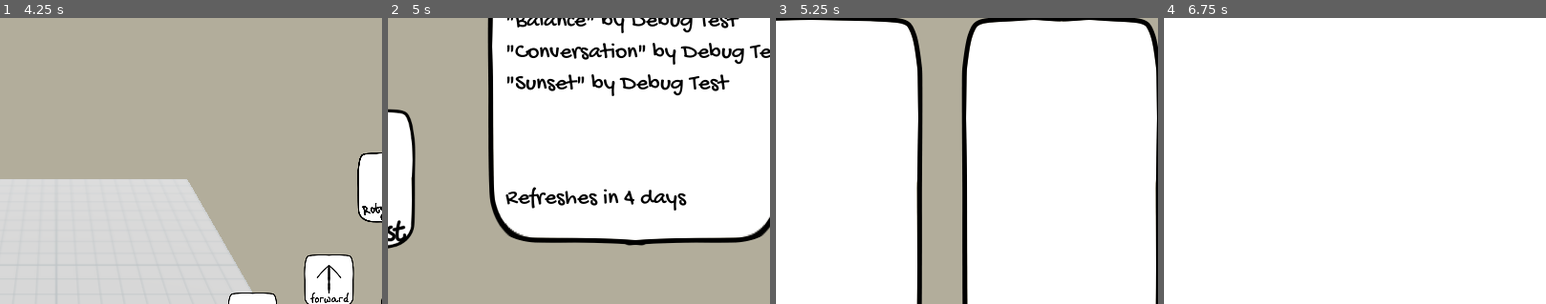
Above: before the commit, frames 1-4 (left to right).
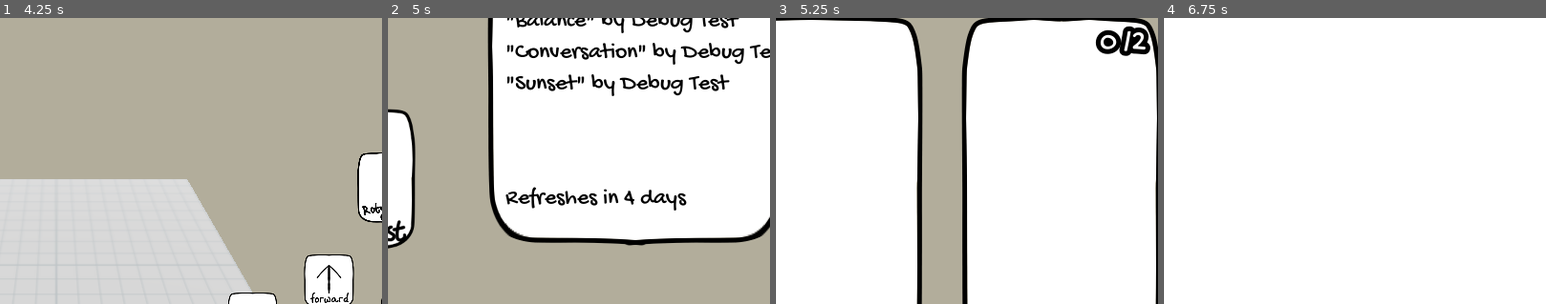
Above: after the commit, the same moments.

Repository: piyopi11/GWJ-68
Game: Godot game, scene res://home_menu.tscn
Two runs of this game, one before a commit and one after it. Both use one fixed random seed, a clock stepped at 60 frames per second and the inputs below.
Inputs (mouse positions are % of the whole screen's width and height, from its top left):
- Up to frame 1 (4.25 s): click (12, 83) at 0.5 s; click (79, 8) at 1.25 s; click (12, 49) at 2 s; click (6, 8) at 2.75 s; click (38, 83) at 3.5 s
- Up to frame 2 (5 s): click (6, 8) at 4.25 s
- Up to frame 3 (5.25 s): click (38, 49) at 5 s
- Up to frame 4 (6.75 s): click (7, 10) at 5.75 s; click (88, 83) at 6.5 s
The pictures show only the part of the screen within x 43-93%, y 20-70%; the shares and areas given below are measured in that part.

Frames 1-2 are identical in both runs. In frame 3, 1.0% of the frame differs, in the area x 83-98%, y 2-14%; in frame 4, nothing differs.

Commit message:
sixth

Diff:
--- a/GameManager.gd
+++ b/GameManager.gd
@@ -51,16 +51,16 @@
 		"name": "Camo-Suit",
 		"desc": "Becomes invisible for 3 seconds. 20 seconds cooldown.",
 		"usable": true,
-		"limit": 0,
+		"limit": -1,
 		"cool": 20,
 		"icon": "camo_lens",
 		"unlocked": 9
 	},
 	{
-		"name": "Time Stopper",
-		"desc": "Stops the stage timer for 10 seconds. Can be used 3 times.",
-		"usable": true,
-		"limit": 3,
+		"name": "Golden Time",
+		"desc": "Increase heist time by 30 seconds",
+		"usable": false,
+		"limit": 0,
 		"cool": 0,
 		"icon": "time_stopper",
 		"unlocked": 10
@@ -71,12 +71,12 @@
 var score = 0
 var inventory = []
 var total_art = 0
-var art_stolen = 5
+var art_stolen = 0
 
 var tools = []
 var art = "0"
 var bag = []
-var art_limit = 1
+var art_limit = 2
 
 #gallery related
 var paintings = []
@@ -113,10 +113,11 @@
 	score = 0
 	inventory = []
 	total_art = 0
+	art_stolen = 0
 	tools = []
 	art = "0"
 	bag = []
-	art_limit = 1
+	art_limit = 2
 	paintings = []
 	statues = []
 	security_level = 1
--- a/LevelManager.gd
+++ b/LevelManager.gd
@@ -25,7 +25,9 @@
 	pass # Replace with function body.
 
 func setup_level () :
-	time = 180.0
+	time = 60.0
+	if GameManager.tools.has(6) :
+		time += 30.0
 	alert_time = 0
 	tool_used = 0
 	art_name = []
@@ -53,6 +55,16 @@
 	b -= 50 if tool_used >= 10 else 0
 	b -= (20 * int(alert_time))
 	b = max(b, 0)
+	if art_taken.size() == 0 :
+		b *= 0
+	for i in art_taken :
+		var k = ""
+		if i.t == "p" :
+			k = GameManager.paintings[int(art_taken.back().k)].key
+		elif i.t == "s" :
+			k = GameManager.statues[int(art_taken.back().k)].key
+		if GameManager.in_demand.has(k) :
+			b *= 2.0
 	total_score = b
 
 	stage_rank = "S" if total_score >= 1000 else "A" if total_score >= 850 else "B" if total_score >= 600 else "C" if total_score >= 300 else "D" if total_score > 0 else "F"
@@ -61,7 +73,7 @@
 	likeness = 0.0
 
 	var s1 : Array = data
-	var s2 : Array = Artwork.paintings[GameManager.paintings[int(art_taken.back())].key].colors
+	var s2 : Array = Artwork.paintings[GameManager.paintings[int(art_taken.back().k)].key].colors
 
 #	var matrix_a = []
 #	var matrix_b = []
@@ -93,7 +105,7 @@
 	likeness = 0.0
 
 	var s1 : Array = data
-	var s2 : Array = Artwork.statues[GameManager.statues[int(art_taken.back())].key].data
+	var s2 : Array = Artwork.statues[GameManager.statues[int(art_taken.back().k)].key].data
 
 	var margin = 1.0
 
--- a/art_gallery_night.gd
+++ b/art_gallery_night.gd
@@ -39,6 +39,12 @@
 
 	yield(get_tree(), "physics_frame")
 
-# Called every frame. 'delta' is the elapsed time since the previous frame.
-#func _process(delta):
-#	pass
+func _on_cricket_playing(target):
+	for c in $cop.get_children() :
+		c.mode = c.MODE.INVESTIGATE
+		c.path_find(target)
+
+func _on_cricket_dead():
+	for c in $cop.get_children() :
+		if c.mode==c.MODE.INVESTIGATE :
+			c.return_to_initial_position()
--- a/art_gallery_night.tscn
+++ b/art_gallery_night.tscn
@@ -6,6 +6,7 @@
 [ext_resource path="res://npc/cop.tscn" type="PackedScene" id=4]
 [ext_resource path="res://prefab/statue.tscn" type="PackedScene" id=5]
 [ext_resource path="res://prefab/painting.tscn" type="PackedScene" id=6]
+[ext_resource path="res://prefab/cricket.tscn" type="PackedScene" id=7]
 [ext_resource path="res://art_gallery_navmap.tres" type="NavigationMesh" id=8]
 
 [sub_resource type="OpenSimplexNoise" id=5]
@@ -459,8 +460,12 @@
 constant_angular_velocity = Vector3( 0, 90, 0 )
 idx = 7
 
+[node name="cricket" parent="." instance=ExtResource( 7 )]
+transform = Transform( 1, 0, 0, 0, 1, 0, 0, 0, 1, 0, 0, 100 )
+
 [node name="player" parent="." instance=ExtResource( 1 )]
 transform = Transform( 1, 0, 0, 0, 1, 0, 0, 0, 1, -19, 0, 24 )
+cricket_path = NodePath("../cricket")
 
 [node name="world" type="WorldEnvironment" parent="."]
 environment = SubResource( 24 )
@@ -527,3 +532,6 @@
 transform = Transform( -1, 0, -8.74228e-08, 0, 1, 0, 8.74228e-08, 0, -1, -14, 0, 8 )
 mode = 2
 patrol_path = PoolVector3Array( -14, 0, 8, -14, 0, -22, 0, 0, -22, 0, 0, 8 )
+
+[connection signal="dead" from="cricket" to="." method="_on_cricket_dead"]
+[connection signal="playing" from="cricket" to="." method="_on_cricket_playing"]
--- a/home_menu.gd
+++ b/home_menu.gd
@@ -78,6 +78,7 @@
 	refresh_bag()
 
 func refresh_bag () :
+	$heist_preparation/artwork/bag_frame/val.text = str(GameManager.bag.size())
 	for c in $heist_preparation/artwork/bag_frame/content/rows.get_children() :
 		c.queue_free()
 	for k in GameManager.bag :
@@ -168,6 +169,7 @@
 
 func _on_heist_ok_pressed() :
 	if GameManager.bag.size() > 0 && $heist_preparation/artwork.visible == true :
+		refresh_tool()
 		$heist_preparation/artwork.visible = false
 		$heist_preparation/tools.visible = true
 	elif GameManager.bag.size() > 0 && $heist_preparation/tools.visible :
--- a/home_menu.tscn
+++ b/home_menu.tscn
@@ -170,6 +170,14 @@
 use_filter = true
 font_data = ExtResource( 8 )
 
+[sub_resource type="DynamicFont" id=42]
+size = 32
+outline_size = 5
+outline_color = Color( 0, 0, 0, 1 )
+use_mipmaps = true
+use_filter = true
+font_data = ExtResource( 8 )
+
 [sub_resource type="DynamicFont" id=41]
 size = 32
 outline_size = 5
@@ -633,6 +641,22 @@
 margin_right = 180.0
 margin_bottom = 320.0
 rect_min_size = Vector2( 180, 320 )
+
+[node name="val" type="Label" parent="heist_preparation/artwork/bag_frame"]
+margin_left = 190.0
+margin_top = 45.0
+margin_right = 208.0
+margin_bottom = 84.0
+custom_fonts/font = SubResource( 42 )
+text = "0"
+
+[node name="limit" type="Label" parent="heist_preparation/artwork/bag_frame"]
+margin_left = 215.0
+margin_top = 45.0
+margin_right = 255.0
+margin_bottom = 84.0
+custom_fonts/font = SubResource( 42 )
+text = "/2"
 
 [node name="inventory_frame" type="NinePatchRect" parent="heist_preparation/artwork"]
 margin_right = 500.0
--- a/make_painting.gd
+++ b/make_painting.gd
@@ -92,7 +92,6 @@
 	var arr = []
 	for c in $root/canvas.get_children() :
 		arr.append(c.get_node("color").color.to_html(false))
-#	print(JSON.print(arr))
 
 	GameManager.save_artwork("painting", paint_name, arr)
 	GameManager.setup_day()
--- a/npc/cop.gd
+++ b/npc/cop.gd
@@ -2,7 +2,7 @@
 
 var chatter = "Nothing to see here"
 
-enum MODE {SENTRY, AWARE, PATROL, CHASE, RETURNING, NEUTRAL}
+enum MODE {SENTRY, AWARE, PATROL, CHASE, RETURNING, NEUTRAL, INVESTIGATE}
 
 export (MODE) var mode = MODE.SENTRY
 export var alert_level = 0.0
@@ -39,7 +39,7 @@
 func _physics_process (delta) :
 	if LevelManager.level_start == true :
 		if is_moving && !is_chasing :
-			if mode == MODE.RETURNING :
+			if mode == MODE.RETURNING || mode == MODE.INVESTIGATE :
 				target_path = $nav_agent.get_next_location()
 				yield(adjust_steps(0.3), "completed")
 			if translation != target_path :
@@ -52,6 +52,8 @@
 			move_and_collide(Vector3(move_x * delta, 0.0, move_z * delta))
 			check_target()
 		elif is_moving && is_chasing :
+			if target_node.stealth == true :
+				_on_vision_body_exited(target_node)
 			yield(get_target_position(), "completed")
 			if $animation/animation.is_playing() == false :
 				$animation/animation.play("walking")
@@ -151,13 +153,14 @@
 	is_chasing = true
 	is_moving = true
 
-func _on_vision_body_entered(body):
+func _on_vision_body_entered(body) :
 	if body.is_in_group("player") && mode != MODE.NEUTRAL :
-		target_node = body
-		mode = MODE.CHASE
-		setup_chase()
+		if body.stealth == false :
+			target_node = body
+			mode = MODE.CHASE
+			setup_chase()
 
-func _on_vision_body_exited(body):
+func _on_vision_body_exited(body) :
 	if body.is_in_group("player") && mode != MODE.NEUTRAL :
 		target_node = null
 		target_path = translation
@@ -167,6 +170,11 @@
 		mode = MODE.RETURNING
 		is_moving = true
 
+func return_to_initial_position () :
+	yield(path_find(initial_position), "completed")
+	mode = MODE.RETURNING
+	is_moving = true
+
 func _on_detection_body_entered(body):
 	if mode == MODE.CHASE && body.is_in_group("player") :
 		body.trigger_game_over()
--- a/player.gd
+++ b/player.gd
@@ -12,7 +12,7 @@
 var interact_node = null
 var interacting = false
 var interaction_progress = 0.0
-var interaction_step = 3.0
+var interaction_step = 5.0
 var swiping_item = null
 var can_interact = false
 
@@ -28,6 +28,18 @@
 const EMPTY = preload("res://ui/ui_frame.png")
 const ART = preload("res://ui/forge_painting.png")
 const STATUE = preload("res://ui/forge_statue.png")
+
+var tool_lock=0
+var tool_hold=0.0
+
+var active_tool = [false, false, false]
+var tool_cooldown = [0.0, 0.0, 0.0]
+var tool_use = [0, 0, 0]
+var tool_duration = [0.0, 0.0, 0.0]
+
+var stealth = false
+export (NodePath) var cricket_path
+onready var cricket = get_node(cricket_path)
 
 # Called when the node enters the scene tree for the first time.
 func _ready():
@@ -52,15 +64,19 @@
 			$ui/current_frame.texture = STATUE
 		$ui/current_frame.visible = true
 		for i in range(GameManager.tools.size()) :
-			print(i)
+			tool_use[i] = GameManager.tools_base[GameManager.tools[i]].limit
+			if (GameManager.tools_base[GameManager.tools[i]].cool != 0) :
+				$ui/tool_box.get_node("tool{0}".format([i+1])).max_value=GameManager.tools_base[GameManager.tools[i]].cool
 			$ui/tool_box.get_node("tool{0}".format([i+1])).get_node("icon").texture = load("res://tools/{0}.png".format([GameManager.tools_base[GameManager.tools[i]].icon]))
 
 func _process(_delta) :
 	if result_screen == false :
-		check_input()
+		check_input(_delta)
 		if interacting && interaction_progress < 100.0:
 			perform_interaction(_delta)
 		check_raycast()
+		tool_decay(_delta)
+		cooldown_tool(_delta)
 
 func perform_interaction (delta) :
 	interaction_progress = min(interaction_progress + (interaction_step * delta), 100.0)
@@ -132,7 +148,7 @@
 				$fps_camera.rotate_y(deg2rad(m_x * 0.5) )
 				$fps_camera.rotation.z = 0.0
 
-func check_input() :
+func check_input(delta) :
 	if is_first_person == false :
 		if interacting == false :
 			#check sprinting first
@@ -158,9 +174,39 @@
 			else :
 				move_z = 0.0
 			#tool block
-			if Input.is_action_just_pressed("ui_tool_1") && mode == "heist" :
-				random_teleport()
-
+			if Input.is_action_pressed("ui_tool_1") && mode == "heist" :
+				if tool_lock == 0 :
+					tool_lock = 1
+				tool_hold += delta
+			elif Input.is_action_pressed("ui_tool_2") && mode == "heist" :
+				if tool_lock == 0 :
+					tool_lock = 2
+				tool_hold += delta
+			elif Input.is_action_pressed("ui_tool_3") && mode == "heist" :
+				if tool_lock == 0 :
+					tool_lock = 3
+				tool_hold += delta
+			elif Input.is_action_just_released("ui_tool_1") && mode =="heist" && tool_lock == 1 :
+				if tool_hold >= 0.3 :
+					process_hold(0)
+				else :
+					process_tap(0)
+				tool_lock = 0
+				tool_hold = 0.0
+			elif Input.is_action_just_released("ui_tool_2") && mode =="heist" && tool_lock == 2 :
+				if tool_hold >= 0.3 :
+					process_hold(1)
+				else :
+					process_tap(1)
+				tool_lock = 0
+				tool_hold = 0.0
+			elif Input.is_action_just_released("ui_tool_3") && mode =="heist" && tool_lock == 3 :
+				if tool_hold >= 0.3 :
+					process_hold(2)
+				else :
+					process_tap(2)
+				tool_lock = 0
+				tool_hold = 0.0
 		if Input.is_action_pressed("ui_interact") && mode == "heist" && interact_node != null:
 			if interact_node.is_in_group("exit") :
 				end_stage()
@@ -209,6 +255,69 @@
 			changing_camera = false
 			Input.mouse_mode = Input.MOUSE_MODE_VISIBLE
 
+func process_tap (idx) :
+	if active_tool[idx]==false && tool_cooldown[idx]==0.0 && tool_use[idx] != 0:
+		match (GameManager.tools[idx]) :
+			1 :
+				$ui/tool_box.get_node("tool{0}".format([idx+1])).value = float(GameManager.tools_base[GameManager.tools[idx]].cool)
+				speed *= 2.0
+				active_tool[idx]=true
+				tool_duration[idx]=5.0
+				tool_use[idx]-=1
+			2 :
+				active_tool[idx]=true
+				var r = int(rand_range(0, 2))
+				if r == 0 :
+					end_stage()
+				else :
+					random_teleport()
+					tool_duration[idx] = 0.1
+					tool_use[idx]-=1
+			4 :
+				cricket.translation = self.translation
+				cricket.placed = true
+			5 :
+				$ui/tool_box.get_node("tool{0}".format([idx+1])).value = float(GameManager.tools_base[GameManager.tools[idx]].cool)
+				stealth = true
+				active_tool[idx]=true
+				tool_duration[idx]=3.0
+				tool_use[idx]-=1
+
+
+func process_hold (idx) :
+	if active_tool[idx]==false && tool_cooldown[idx]==0.0 && tool_use[idx] != 0 :
+		match (GameManager.tools[idx]) :
+			4 :
+				if cricket.placed == true :
+					active_tool[idx]=true
+					cricket.activate()
+					tool_duration[idx] = 0.1
+					tool_use[idx]-=1
+					print(tool_use[idx])
+			_ :
+				process_tap(idx)
+
+func remove_tool_effect (idx) :
+	match(idx) :
+		1 :
+			speed /= 2.0
+		5 :
+			stealth = false
+
+func tool_decay (delta) :
+	for i in range(3) :
+		if tool_duration[i] > 0.0 :
+			tool_duration[i]=max(tool_duration[i]-delta, 0.0)
+			if tool_duration[i]==0.0 :
+				remove_tool_effect(GameManager.tools[i])
+				tool_cooldown[i]=float(GameManager.tools_base[GameManager.tools[i]].cool)
+				active_tool[i] = false
+func cooldown_tool (delta) :
+	for i in range(3) :
+		if tool_cooldown[i] > 0.0 :
+			tool_cooldown[i]=max(tool_cooldown[i]-delta, 0.0)
+			$ui/tool_box.get_node("tool{0}".format([i+1])).value = tool_cooldown[i]
+
 func random_teleport () :
 	randomize()
 	var x = rand_range(-24.0, 24.0)
--- /dev/null
+++ b/prefab/cricket.gd
@@ -0,0 +1,33 @@
+extends Spatial
+
+var placed = false
+var activated = false
+var dead = false
+
+var duration = 15.0
+
+signal playing
+signal dead
+
+# Called when the node enters the scene tree for the first time.
+func _ready():
+	pass # Replace with function body.
+
+func activate () :
+	duration = 15.0
+	activated = true
+	$sound.play()
+	emit_signal("playing", translation)
+
+func dead () :
+	activated = false
+	dead = true
+	$sound.stop()
+	emit_signal("dead")
+
+# Called every frame. 'delta' is the elapsed time since the previous frame.
+func _process(delta):
+	if activated == true :
+		duration -= delta
+		if duration <= 0.0 :
+			dead()
--- /dev/null
+++ b/prefab/cricket.tscn
@@ -0,0 +1,21 @@
+[gd_scene load_steps=5 format=2]
+
+[ext_resource path="res://prefab/cricket.gd" type="Script" id=1]
+[ext_resource path="res://sounds/TimMortimer(opengameart)chirping.ogg" type="AudioStream" id=2]
+
+[sub_resource type="CylinderMesh" id=1]
+height = 0.2
+
+[sub_resource type="SpatialMaterial" id=2]
+albedo_color = Color( 0.933333, 0.827451, 0.388235, 1 )
+
+[node name="cricket" type="Spatial"]
+script = ExtResource( 1 )
+
+[node name="mesh" type="MeshInstance" parent="."]
+mesh = SubResource( 1 )
+material/0 = SubResource( 2 )
+
+[node name="sound" type="AudioStreamPlayer3D" parent="."]
+stream = ExtResource( 2 )
+unit_size = 15.0
--- a/prefab/painting.gd
+++ b/prefab/painting.gd
@@ -40,7 +40,7 @@
 	var data = GameManager.get_inventory(key).data
 	GameManager.get_painting(idx).data.colors = data
 	GameManager.get_painting(idx).forged = true
-	LevelManager.art_taken.append(idx)
+	LevelManager.art_taken.append({"t": "p", "k": idx})
 	LevelManager.art_name.append(GameManager.get_painting(idx).data.name)
 	LevelManager.calculate_painting_likeness(data)
 	setup_painting()
--- a/prefab/statue.gd
+++ b/prefab/statue.gd
@@ -49,7 +49,7 @@
 	var data = GameManager.get_inventory(key).data
 	GameManager.get_statue(idx).data.data = data
 	GameManager.get_statue(idx).forged = true
-	LevelManager.art_taken.append(idx)
+	LevelManager.art_taken.append({"t": "s", "k": idx})
 	LevelManager.art_name.append( GameManager.get_statue(idx).data.name )
 	LevelManager.calculate_statue_likeness(data)
 	reset_statue()
Not shown: 1 places in art_gallery_night.tscn that only renumber resources
Not shown: 1 places in home_menu.tscn that only renumber resources
Not shown, added: sounds/TimMortimer(opengameart)chirping.ogg.import
Not shown, added: sounds/TimMortimer(opengameart)chirping.ogg
